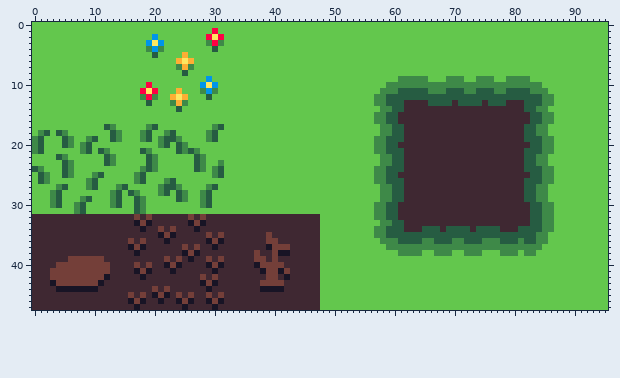
Two versions of one pixel-art file, Tilemap/GroundAtlas.aseprite. The first picture shows the starting point.
96x48 pixels, 1 frame.
And afterwards:
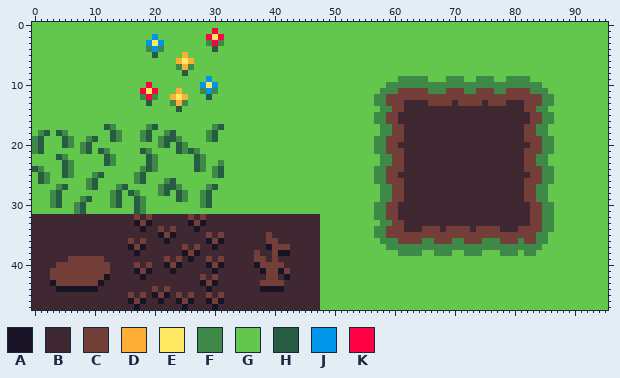
Palette (. is transparent): A #181425  B #3f2832  C #743f39  D #feae34  E #fee761  F #3e8948  G #63c74d  H #265c42  J #0095e9  K #ff0044
Changes in this commit:
The author changed colour H to colour C in row 11 at x 61 to 65, 69 to 71, 74 to 76 and 79 to 82; in row 12 at x 59 to 84; in row 13 at x 59 to 61, 66 to 69, 71 to 74, 76 to 78 and 82 to 84; in row 14 at x 60 to 61 and 82 to 83; in rows 15 to 16 at x 59 to 60 and 83 to 84; in rows 17 to 18 at x 60 to 61 and 82 to 83.
The author changed colour H to colour C in row 19 at x 59 to 61 and 82 to 84; in row 20 at x 59 to 60 and 83 to 84; in row 21 at x 59 to 61 and 82 to 84; in rows 22 to 23 at x 60 to 61 and 82 to 83; in row 24 at x 59 to 61 and 82 to 84; in row 25 at x 59 to 60 and 83 to 84.
The author changed colour H to colour C in row 26 at x 59 to 61 and 82 to 84; in rows 27 to 29 at x 60 to 61 and 82 to 83; in rows 30 to 32 at x 59 to 60 and 83 to 84; in row 33 at x 60 to 61 and 83 to 84; in row 34 at x 59 to 61, 65 to 67, 69 to 72, 74 to 77 and 81 to 84; in row 35 at x 59 to 83.
The author changed colour H to colour C in row 36 at x 61 to 64, 67 to 69, 72 to 74, 78 to 80 and 82 to 83.
Changed places in both pictures, as pixel boxes (x1, y1, x2, y2):
changed: (386, 88, 542, 244)
